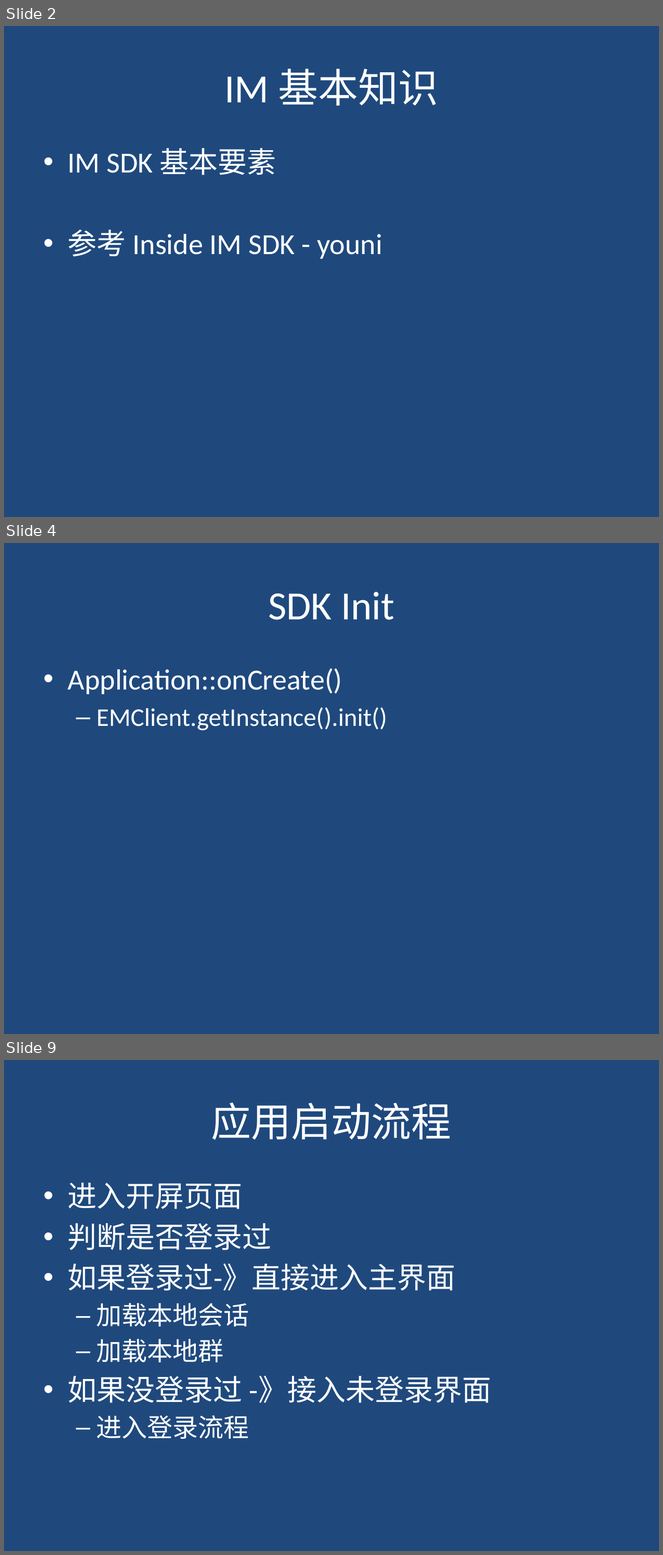
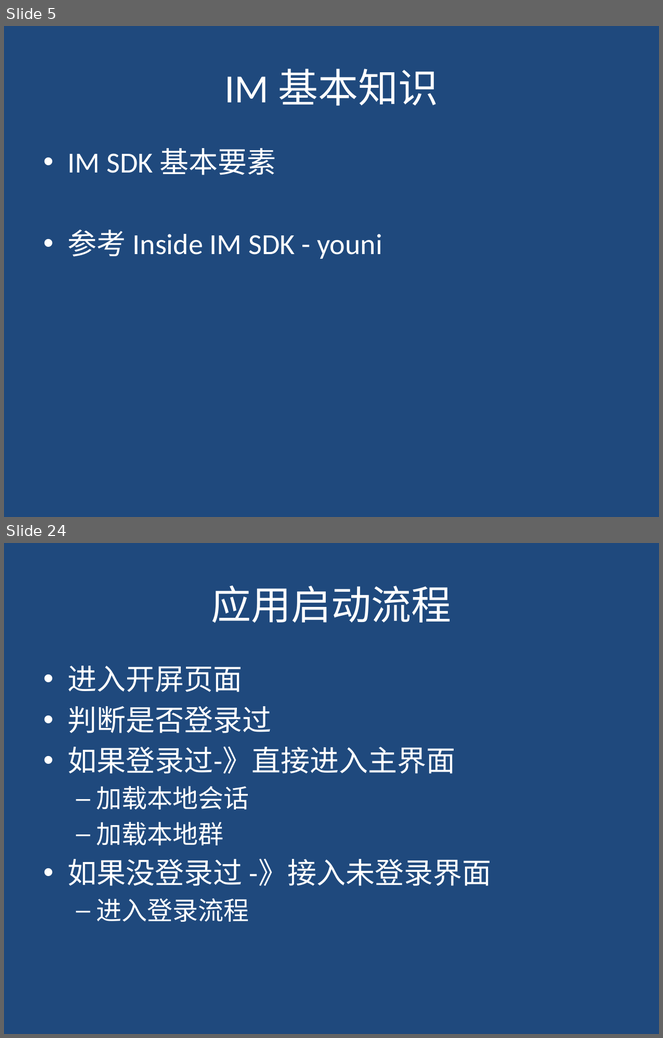
Before and after one commit to youniworld/easemobintegration, a slide deck: easemob_sdk_integration.pptx. Shown one above the other, each under a label of ours: slides 2, 4 and 9 before the commit, slides 5 and 24 after it; the slides between them are not shown. The pictures are 663x1555 and 663x1038 pixels, drawn with LibreOffice and Linux fonts; fonts in the diff are those of the drawing. Boxes give left, top, right and bottom in pixels: in the first picture for what was removed or moved away, otherwise in the second. Text is boxed around its words. In the diff, an @@ line names an element or a change of style, - is before the commit and + after.

```diff
--- a/easemob_sdk_integration.pptx
+++ b/easemob_sdk_integration.pptx
@@ slide 4 removed at [4,543,659,1034], background #1F497D @@
@@ title removed at [268,592,395,620] @@
-SDK Init
@@ text removed at [68,668,387,731] @@
-• Application::onCreate()
-  – EMClient.getInstance().init()
@@ what was slide 2 is now slide 5 @@
@@ what was slide 9 is now slide 24 @@
```
Also in this commit, not shown: 8 slides changed, 26 slides added, 1 other slide removed.
